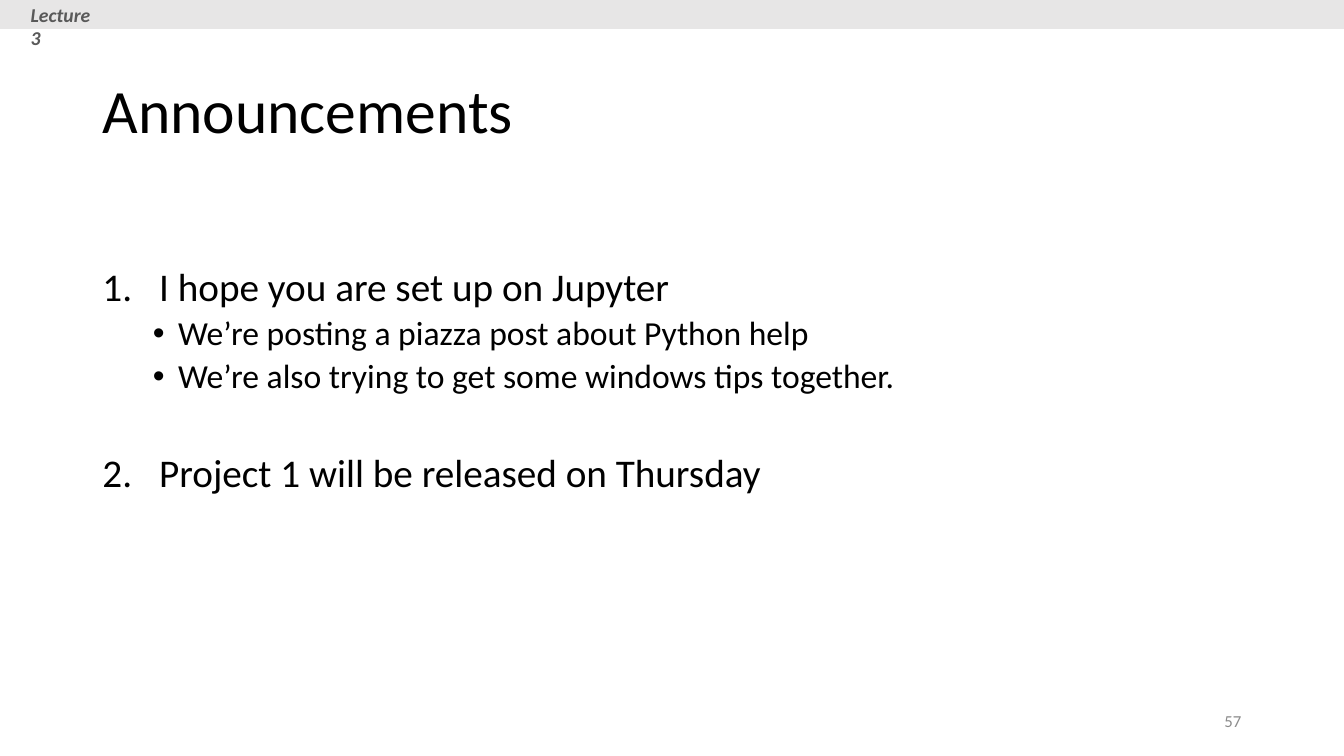
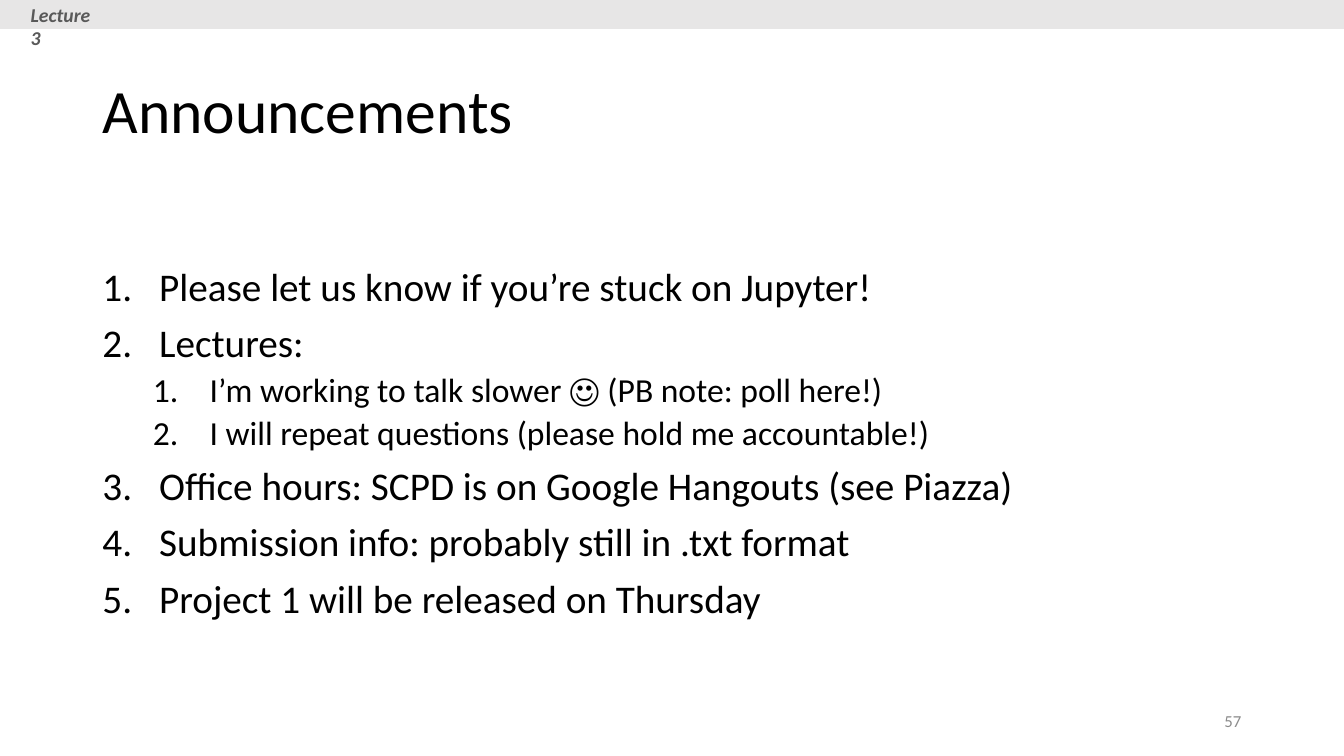
Before and after one commit to stanford-futuredata/cs145-2017, a slide deck: slide 57 of lectures/lecture-2-3/Lecture_2_3_SQL.pptx. Drawn at 1344x756 pixels with LibreOffice and Linux fonts; fonts in the diff are those of the drawing. Boxes give left, top, right and bottom in pixels: in the first picture for what was removed or moved away, otherwise in the second. Text is boxed around its words. In the diff, an @@ line names an element or a change of style, - is before the commit and + after.

```diff
--- a/lectures/lecture-2-3/Lecture_2_3_SQL.pptx
+++ b/lectures/lecture-2-3/Lecture_2_3_SQL.pptx
@@ text at [159,273,1012,563]: text changed; size 24 to 28 pt @@
-1. I hope you are set up on Jupyter
-  • We’re posting a piazza post about Python help
-  • We’re also trying to get some windows tips together.
+1. Please let us know if you’re stuck on Jupyter!
+2. Lectures:
+  1. I’m working to talk slower ☺ (PB note: poll here!)
+  2. I will repeat questions (please hold me accountable!)
+3. Office hours: SCPD is on Google Hangouts (see Piazza)
+4. Submission info: probably still in .txt format
```
Also in this commit, not shown: 10 other slides changed, 2 slides added, 1 slide removed, 1 other file.
